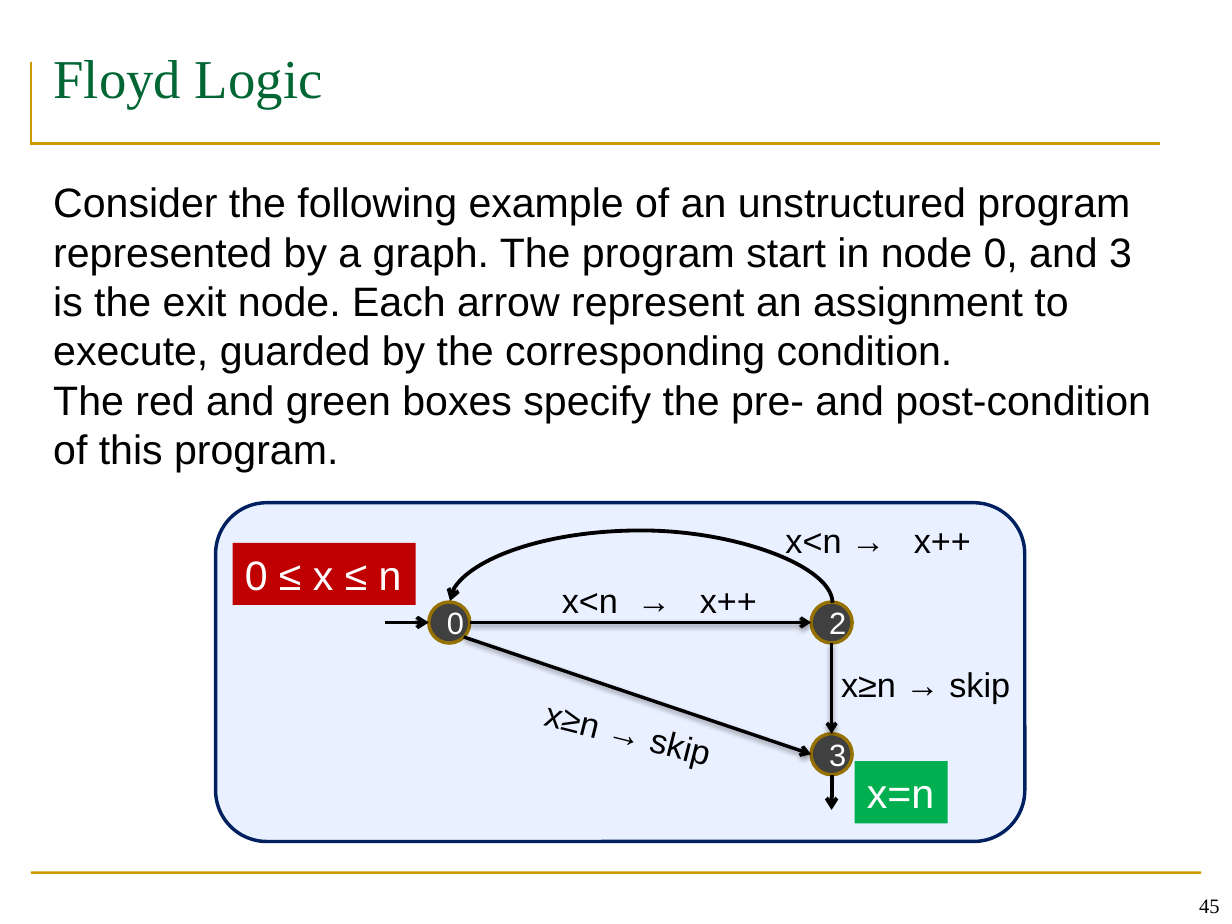
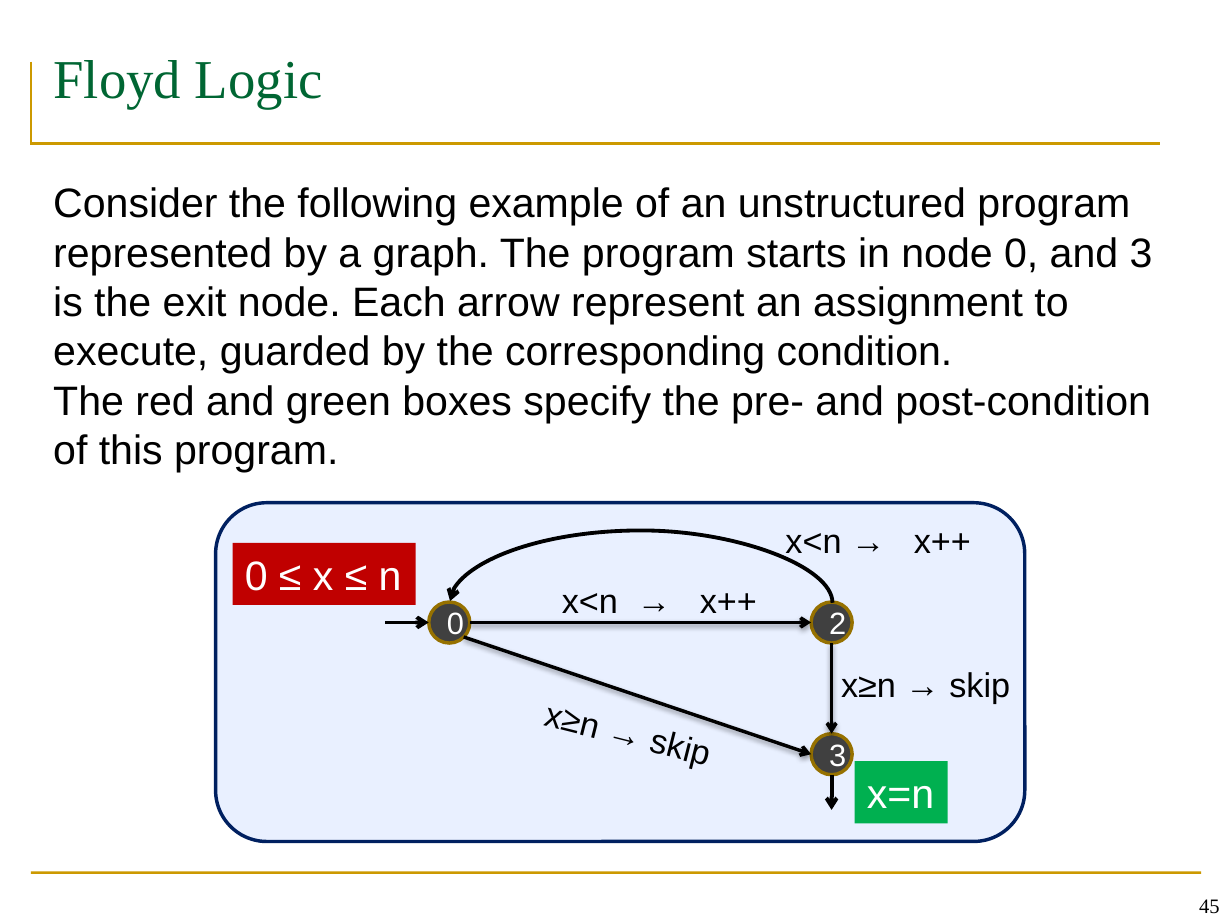
Before and after one commit to wooshrow/b3stv, a slide deck: slide 45 of slides/week-23-paige.pptx. Drawn at 1232x924 pixels with LibreOffice and Linux fonts; fonts in the diff are those of the drawing. Boxes give left, top, right and bottom in pixels: in the first picture for what was removed or moved away, otherwise in the second. Text is boxed around its words. In the diff, an @@ line names an element or a change of style, - is before the commit and + after.

```diff
--- a/slides/week-23-paige.pptx
+++ b/slides/week-23-paige.pptx
@@ text at (53,237,1153,374): text changed @@
-represented by a graph. The program start in node 0, and 3 is the exit node. Each arrow represent an assignment to execute, guarded by the corresponding condition.
+represented by a graph. The program starts in node 0, and 3 is the exit node. Each arrow represent an assignment to execute, guarded by the corresponding condition.
```
Also in this commit, not shown: 8 other slides changed, 1 slide added, 1 slide removed, 3 other files.
